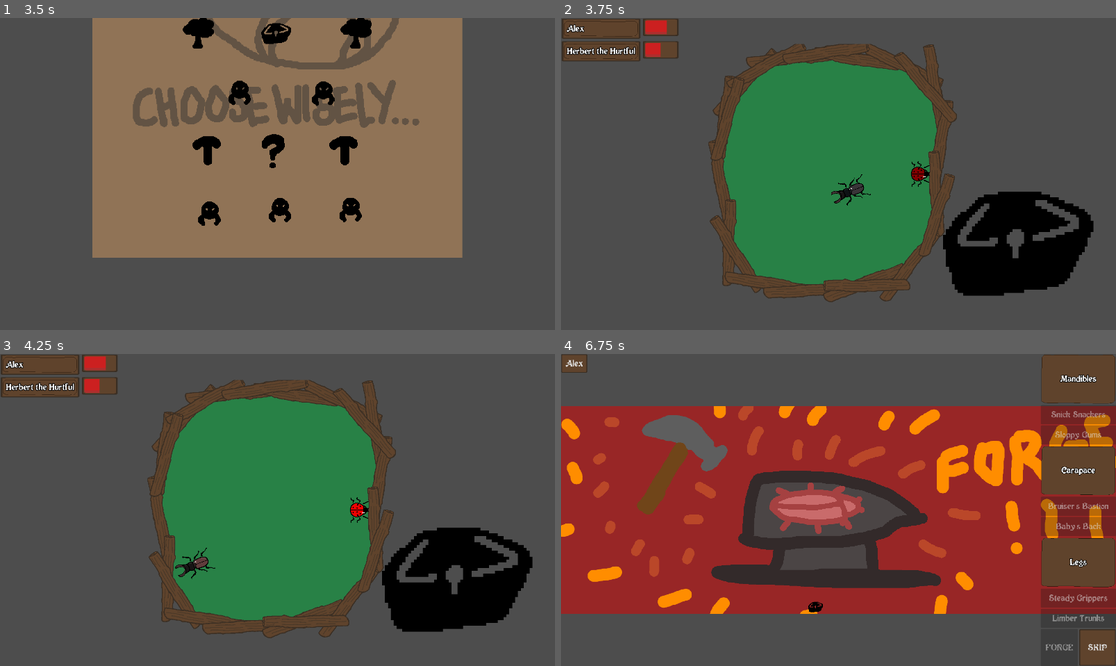
Above: before the commit, frames 1-4 (two rows, left to right).
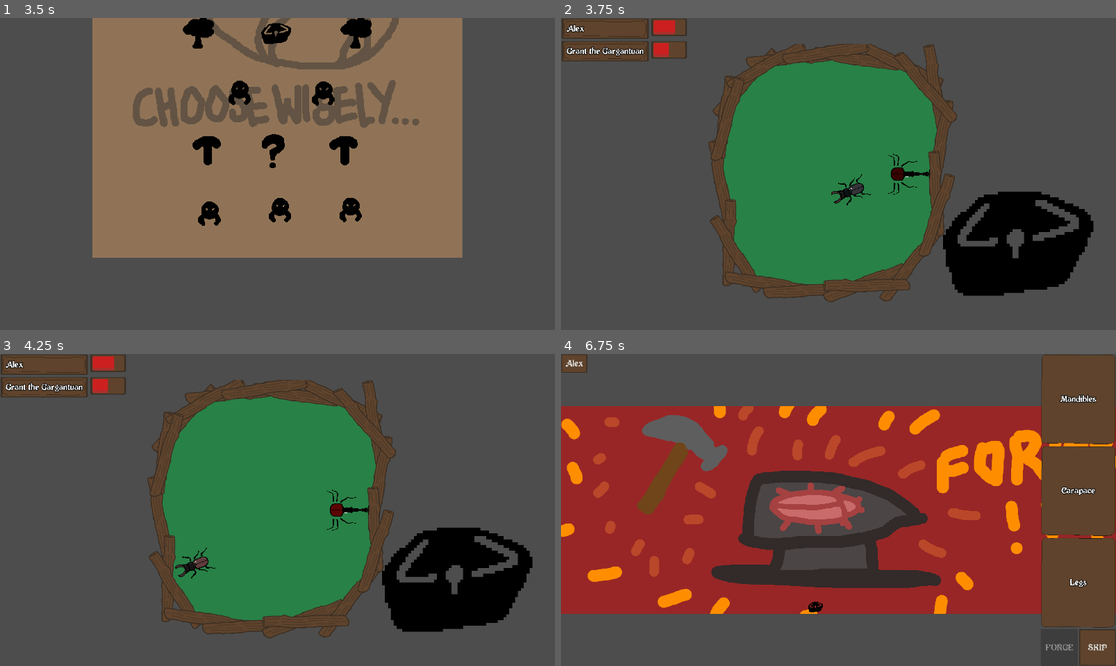
Above: after the commit, the same moments.

Repository: YewChian/BeetleArena
Game: Godot game, scene res://StartRunScene.tscn
Two runs of this game, one before a commit and one after it. Both use one fixed random seed, a clock stepped at 60 frames per second and the inputs below.
Inputs (mouse positions are in pixels of both pictures, inside the frame that each line leads up to):
- Up to frame 1 (3.5 s): click (488, 280) at 0.52 s; type "Alex" at 0.6 s; click (238, 292) at 1.25 s; click (316, 292) at 2 s; click "BUG OUT!!!" at 2.75 s
- Up to frame 2 (3.75 s): click (771, 214) at 3.5 s
- Up to frame 3 (4.25 s): no input
- Up to frame 4 (6.75 s): click (1016, 591) at 4.25 s; click (844, 547) at 5 s; click (910, 544) at 5.75 s; click (766, 488) at 6.5 s

Frame 1 is identical in both runs. In frame 2, 1.2% of the frame differs, in the area x 1-67%, y 0-57%; in frame 3, 1.2%; in frame 4, 5.9%, in the area x 86-100%, y 4-88%.

Commit message:
graph weevil man you dont know?

Diff:
--- a/Bodies/Beetle.gd
+++ b/Bodies/Beetle.gd
@@ -104,8 +104,8 @@
 		Death:
 			state = Death
 			$StateTimer.stop()
-			$Mandibles.get_children()[0].disable_hitbox()
-			$Carapace.get_children()[0].disable_hurtbox()
+			await $Mandibles.get_children()[0].disable_hitbox()
+			await $Carapace.get_children()[0].disable_hurtbox()
 			await $Carapace.get_children()[0].fade_out()
 			get_tree().current_scene.on_beetle_death(self)
 			queue_free()
--- /dev/null
+++ b/Carapace/GiraffeWeevilCarapace.gd
@@ -0,0 +1,13 @@
+extends Carapace
+
+func initialise_stats():
+	part_name = ""
+	print(scene_file_path, " my path")
+	print(PartsInfo.name_to_path, " dict is here")
+	for key in PartsInfo.name_to_path:
+		if PartsInfo.name_to_path[key] == scene_file_path:
+			part_name = key
+	assert(part_name != "")		# part name should be found in PartsInfo.name_to_path
+	end = 2
+	left_leg_attachment_vector = Vector2(-158, 100)
+	WallDetector_carapace_attachment_vector = Vector2(0, -126)
--- /dev/null
+++ b/Carapace/GiraffeWeevilCarapace.tscn
@@ -0,0 +1,30 @@
+[gd_scene load_steps=6 format=3 uid="uid://bj33352ioa6dj"]
+
+[ext_resource type="PackedScene" uid="uid://byvbd0l1bw2eh" path="res://Carapace/Carapace.tscn" id="1_mxqm5"]
+[ext_resource type="Script" path="res://Carapace/GiraffeWeevilCarapace.gd" id="2_wgl78"]
+[ext_resource type="Texture2D" uid="uid://droykrfi61au" path="res://Assets/Carapace/GiraffeWeevilCarapace.png" id="3_o6wct"]
+
+[sub_resource type="CapsuleShape2D" id="CapsuleShape2D_0x5lj"]
+radius = 117.0
+height = 454.0
+
+[sub_resource type="CapsuleShape2D" id="CapsuleShape2D_8ads6"]
+radius = 169.0
+height = 348.0
+
+[node name="GiraffeWeevilCarapace" instance=ExtResource("1_mxqm5")]
+script = ExtResource("2_wgl78")
+
+[node name="Sprite2D" parent="." index="0"]
+texture = ExtResource("3_o6wct")
+
+[node name="Skeleton" parent="." index="1"]
+position = Vector2(0, 134)
+shape = SubResource("CapsuleShape2D_0x5lj")
+
+[node name="Hurtbox" parent="." index="2"]
+position = Vector2(0, 92)
+
+[node name="CollisionShape2D" parent="Hurtbox" index="0"]
+position = Vector2(0, 179)
+shape = SubResource("CapsuleShape2D_8ads6")
--- a/Events/Arena.gd
+++ b/Events/Arena.gd
@@ -3,13 +3,23 @@
 #enemy beetles per difficulty from 0 to 3
 var enemy_beetles_per_difficulty = {
 	0: {
-		"Herbert the Hurtful": {
-			"mandibles": load("res://Mandibles/LadybugMandibles.tscn"),
-			"carapace": load("res://Carapace/LadybugCarapace.tscn"),
-			"left_leg": load("res://Legs/LadybugLegs/LadybugLeftLeg.tscn"),
-			"right_leg": load("res://Legs/LadybugLegs/LadybugRightLeg.tscn"),
-			"nature": "Brave",
-			"bonus_end": 1,
+		#"Herbert the Hurtful": {
+			#"mandibles": load("res://Mandibles/LadybugMandibles.tscn"),
+			#"carapace": load("res://Carapace/LadybugCarapace.tscn"),
+			#"left_leg": load("res://Legs/LadybugLegs/LadybugLeftLeg.tscn"),
+			#"right_leg": load("res://Legs/LadybugLegs/LadybugRightLeg.tscn"),
+			#"nature": "Brave",
+			#"bonus_end": 0,
+			#"bonus_str": 0,
+			#"bonus_spd": 0,
+		#},
+		"Grant the Gargantuan": {
+			"mandibles": load("res://Mandibles/GiraffeWeevilMandibles.tscn"),
+			"carapace": load("res://Carapace/GiraffeWeevilCarapace.tscn"),
+			"left_leg": load("res://Legs/GiraffeWeevilLegs/GiraffeWeevilLeftLeg.tscn"),
+			"right_leg": load("res://Legs/GiraffeWeevilLegs/GiraffeWeevilRightLeg.tscn"),
+			"nature": "Evil",
+			"bonus_end": 0,
 			"bonus_str": 0,
 			"bonus_spd": 0,
 		},
--- /dev/null
+++ b/Legs/GiraffeWeevilLegs/GiraffeWeevilLeftLeg.gd
@@ -0,0 +1,11 @@
+extends LeftLeg
+
+func initialise_stats():
+	part_name = ""
+	for key in PartsInfo.name_to_path:
+		if PartsInfo.name_to_path[key] == scene_file_path:
+			part_name = key
+	assert(part_name != "")		# part name should be found in PartsInfo.name_to_path
+	base_spd = 2
+	aggro_spd = 20
+	right_leg = load("res://Legs/GiraffeWeevilLegs/GiraffeWeevilRightLeg.tscn")
--- /dev/null
+++ b/Legs/GiraffeWeevilLegs/GiraffeWeevilLeftLeg.tscn
@@ -0,0 +1,13 @@
+[gd_scene load_steps=4 format=3 uid="uid://dhynxj4vi7vr8"]
+
+[ext_resource type="PackedScene" uid="uid://uh1pv58hcx8s" path="res://Legs/LeftLeg.tscn" id="1_jueor"]
+[ext_resource type="Script" path="res://Legs/GiraffeWeevilLegs/GiraffeWeevilLeftLeg.gd" id="2_f6d35"]
+[ext_resource type="Texture2D" uid="uid://c0wxmbedi0otv" path="res://Assets/Legs/GiraffeWeevilLegs.png" id="3_xk1r6"]
+
+[node name="GiraffeWeevilLeftLeg" instance=ExtResource("1_jueor")]
+script = ExtResource("2_f6d35")
+
+[node name="Sprite2D" parent="." index="0"]
+position = Vector2(-149, -67)
+texture = ExtResource("3_xk1r6")
+hframes = 2
--- /dev/null
+++ b/Legs/GiraffeWeevilLegs/GiraffeWeevilRightLeg.tscn
@@ -0,0 +1,12 @@
+[gd_scene load_steps=3 format=3 uid="uid://brmwg2sv2llmu"]
+
+[ext_resource type="PackedScene" uid="uid://uh1pv58hcx8s" path="res://Legs/LeftLeg.tscn" id="1_7q2vl"]
+[ext_resource type="Texture2D" uid="uid://c0wxmbedi0otv" path="res://Assets/Legs/GiraffeWeevilLegs.png" id="2_llpd4"]
+
+[node name="GiraffeWeevilRightLeg" instance=ExtResource("1_7q2vl")]
+
+[node name="Sprite2D" parent="." index="0"]
+position = Vector2(169, -71)
+texture = ExtResource("2_llpd4")
+hframes = 2
+frame = 1
--- /dev/null
+++ b/Mandibles/GiraffeWeevilMandibles.gd
@@ -0,0 +1,10 @@
+extends Mandibles
+
+func initialise_stats():
+	part_name = ""
+	for key in PartsInfo.name_to_path:
+		if PartsInfo.name_to_path[key] == scene_file_path:
+			part_name = key
+	assert(part_name != "")		# part name should be found in PartsInfo.name_to_path
+	str = 1
+	WallDetector_mandible_attachment_vector = Vector2(0, -490)
--- /dev/null
+++ b/Mandibles/GiraffeWeevilMandibles.tscn
@@ -0,0 +1,19 @@
+[gd_scene load_steps=5 format=3 uid="uid://dj8ulwllx6m6h"]
+
+[ext_resource type="PackedScene" uid="uid://bgu3cevlf6dej" path="res://Mandibles/mandible.tscn" id="1_7qtab"]
+[ext_resource type="Script" path="res://Mandibles/GiraffeWeevilMandibles.gd" id="2_6f000"]
+[ext_resource type="Texture2D" uid="uid://bi4qr4b6h410n" path="res://Assets/Mandibles/GiraffeWeevilMandibles.png" id="3_d8y1w"]
+
+[sub_resource type="CapsuleShape2D" id="CapsuleShape2D_863ln"]
+radius = 65.0
+height = 552.0
+
+[node name="GiraffeWeevilMandibles" instance=ExtResource("1_7qtab")]
+script = ExtResource("2_6f000")
+
+[node name="Sprite2D" parent="." index="0"]
+texture = ExtResource("3_d8y1w")
+
+[node name="CollisionShape2D" parent="Hitbox" index="0"]
+position = Vector2(0, -205)
+shape = SubResource("CapsuleShape2D_863ln")
--- a/Singletons/Inventory.gd
+++ b/Singletons/Inventory.gd
@@ -3,12 +3,12 @@
 # nickname: {mandibles, carapace, left_leg, right_leg, nature, bonus_end, bonus_str, bonus_spd}
 var beetles = {}
 var spare_parts = [
-	load("res://Mandibles/StagBeetleMandible.tscn"),	# for debugging
-	load("res://Mandibles/LadybugMandibles.tscn"),	# for debugging
-	load("res://Carapace/StagBeetleCarapace.tscn"),	# for debugging
-	load("res://Carapace/LadybugCarapace.tscn"),	# for debugging
-	load("res://Legs/LadybugLegs/LadybugLeftLeg.tscn"),	# for debugging
-	load("res://Legs/StagBeetleLegs/StagBeetleLeftLeg.tscn"),	# for debugging
+	#load("res://Mandibles/StagBeetleMandible.tscn"),	# for debugging
+	#load("res://Mandibles/LadybugMandibles.tscn"),	# for debugging
+	#load("res://Carapace/StagBeetleCarapace.tscn"),	# for debugging
+	#load("res://Carapace/LadybugCarapace.tscn"),	# for debugging
+	#load("res://Legs/LadybugLegs/LadybugLeftLeg.tscn"),	# for debugging
+	#load("res://Legs/StagBeetleLegs/StagBeetleLeftLeg.tscn"),	# for debugging
 ]
 
 
--- a/Singletons/PartsInfo.gd
+++ b/Singletons/PartsInfo.gd
@@ -6,5 +6,8 @@
 	"Steady Grippers": "res://Legs/LadybugLegs/LadybugLeftLeg.tscn",
 	"Limber Trunks": "res://Legs/StagBeetleLegs/StagBeetleLeftLeg.tscn",
 	"Sloppy Gums": "res://Mandibles/LadybugMandibles.tscn",
-	"Snick Snackers": "res://Mandibles/StagBeetleMandible.tscn"
+	"Snick Snackers": "res://Mandibles/StagBeetleMandible.tscn",
+	"Vile Vestibule": "res://Carapace/GiraffeWeevilCarapace.tscn",
+	"Creepy Crawlers": "res://Legs/GiraffeWeevilLegs/GiraffeWeevilLeftLeg.tscn",
+	"Horrible Head": "res://Mandibles/GiraffeWeevilMandibles.tscn"
 }
